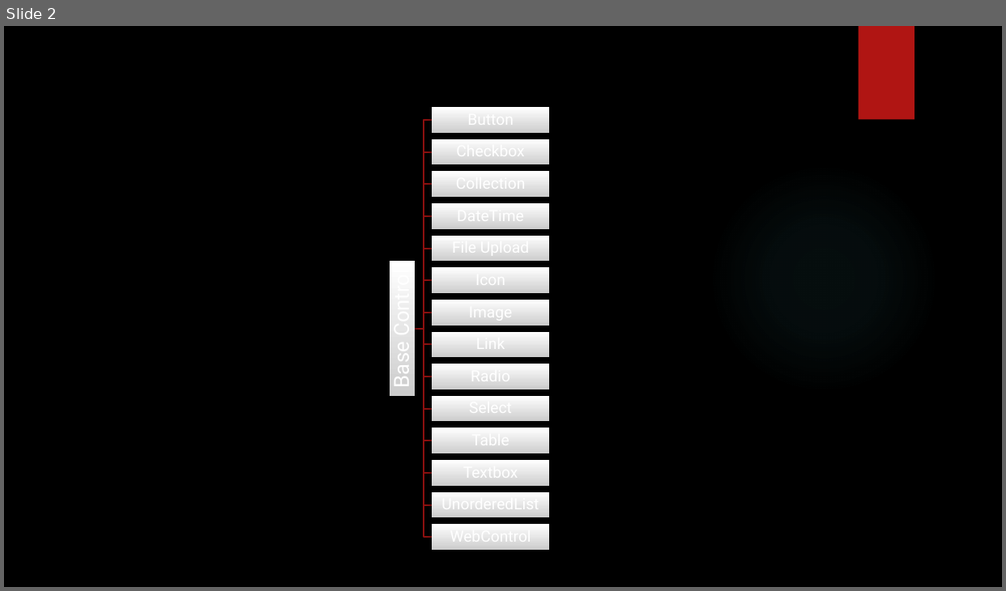
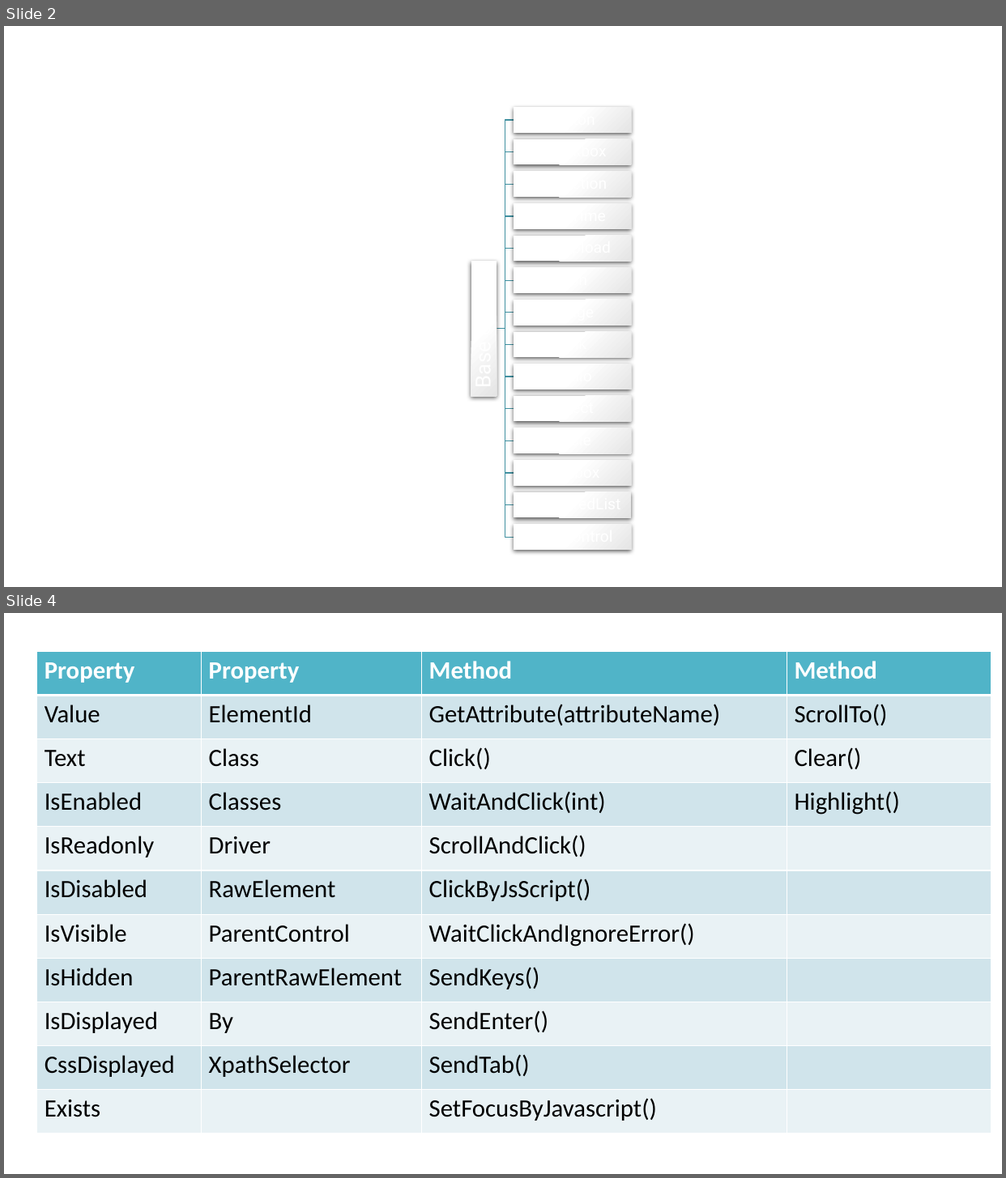
Before and after one commit to peterrexj/Selenium.Essentials, a slide deck: docs/resources/presentations/Selenium Essentials.pptx. Shown one above the other, each under a label of ours: slide 2 before the commit, slides 2 and 4 after it; the slides between them are not shown. The pictures are 1006x591 and 1006x1178 pixels, drawn with LibreOffice and Linux fonts; fonts in the diff are those of the drawing; background and template pictures are left out. Boxes give left, top, right and bottom in pixels: in the first picture for what was removed or moved away, otherwise in the second. Text is boxed around its words. In the diff, an @@ line names an element or a change of style, - is before the commit and + after.

```diff
--- a/docs/resources/presentations/Selenium Essentials.pptx
+++ b/docs/resources/presentations/Selenium Essentials.pptx
@@ slide 4 added at (4, 613, 1002, 1174), background #FFFFFF @@
@@ table added at (37, 651, 992, 1134), 11 rows, 4 columns @@
+Property | Property | Method | Method
+Value | ElementId | GetAttribute(attributeName) | ScrollTo()
+Text | Class | Click() | Clear()
+IsEnabled | Classes | WaitAndClick(int) | Highlight()
+IsReadonly | Driver | ScrollAndClick() | 
+IsDisabled | RawElement | ClickByJsScript() | 
+IsVisible | ParentControl | WaitClickAndIgnoreError() | 
+IsHidden | ParentRawElement | SendKeys() | 
+IsDisplayed | By | SendEnter() | 
+CssDisplayed | XpathSelector | SendTab() | 
+Exists |  | SetFocusByJavascript() | 
@@ slide 2 changed as well @@
@@ background picture (left out) to #FFFFFF @@
@@ rectangle removed at (859, 26, 914, 120) @@
@@ outline #8D110F 1.5 pt to #4090A0 1 pt in 14 elements at (496, 328, 513, 473), (496, 328, 513, 441), (496, 328, 513, 408), (496, 313, 513, 328), (496, 216, 513, 328), (496, 328, 513, 537), (496, 328, 513, 506), (496, 328, 513, 377), (496, 328, 513, 344), (496, 280, 513, 328), (496, 248, 513, 328), (496, 184, 513, 328), (496, 152, 513, 329), (496, 120, 513, 329) @@
@@ ellipse removed at (709, 163, 939, 394) @@
@@ group removed at (441, 109, 539, 546): 14 texts @@
-Button
-Checkbox
-Collection
-DateTime
-File Upload
-Icon
-Image
-Link
-Radio
-Select
-Table
-Textbox
-UnorderedList
-WebControl
@@ 15 rectangles, 14 freeform shapes, 1 text: place and size @@
-15 rectangles, 14 freeform shapes, 1 text at (387, 107, 550, 550)
+15 rectangles, 14 freeform shapes, 1 text at (469, 107, 632, 550)
@@ fill gradient #FFFFFF to #CDCDCD to gradient #FFFFFF to #E5E5E5; shadow changed in 15 elements at (471, 261, 497, 396), (513, 107, 632, 132), (513, 139, 632, 165), (513, 171, 632, 197), (513, 203, 632, 228), (513, 236, 632, 261), (513, 268, 632, 293), (513, 300, 632, 326), (513, 332, 632, 357), (513, 365, 632, 390), (513, 396, 632, 421), (513, 428, 632, 454), (513, 460, 632, 485), (513, 493, 632, 518), (513, 525, 632, 550) @@
```
Also in this commit, not shown: 1 other slide changed, 1 other slide added, 4 other files.
